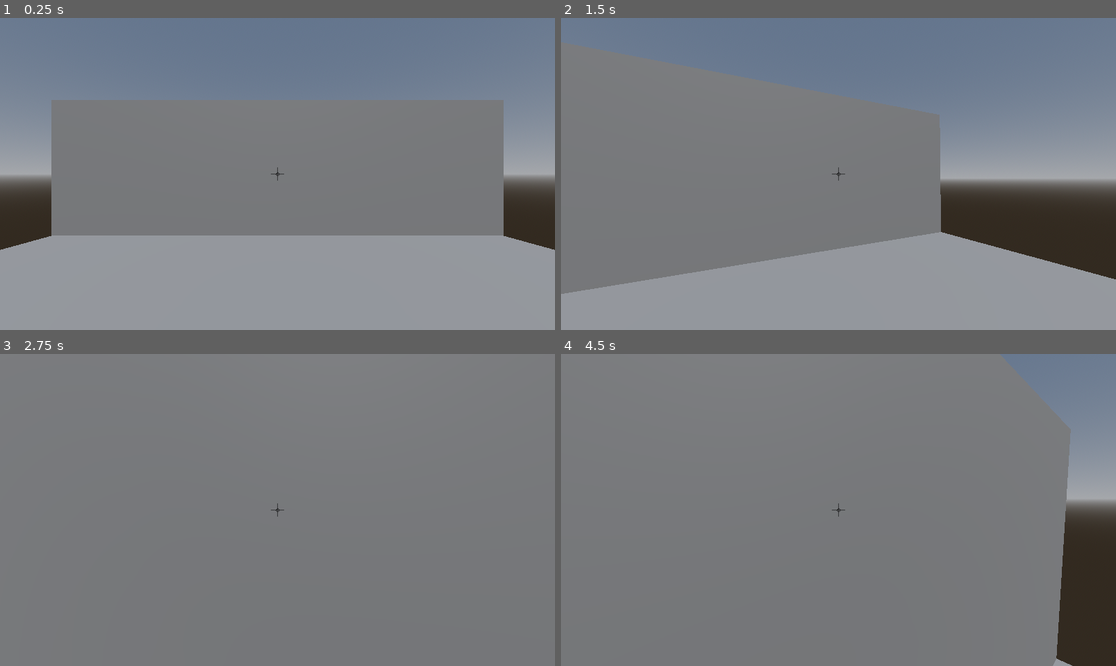
Above: before the commit, frames 1-4 (two rows, left to right).
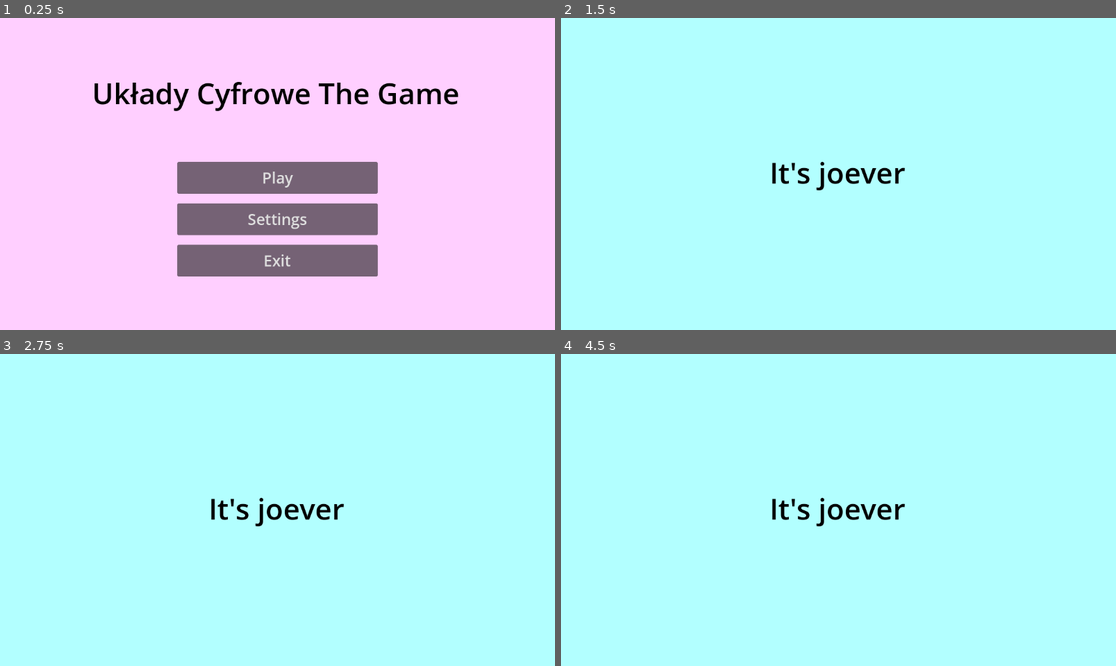
Above: after the commit, the same moments.

Repository: IllBeWatchingU/MSI-Project-UC
Game: Godot game, scene res://scenes/Main_Menu.tscn
Same seed, same stepped clock (60 frames per second), same inputs: the game is played once before the commit and once after it. Before the commit the project starts from res://scenes/World.tscn.
Inputs (mouse positions are in pixels of both pictures, inside the frame that each line leads up to):
- Up to frame 1 (0.25 s): no input
- Up to frame 2 (1.5 s): click (838, 220) at 0.5 s, where only the run after the commit has a clickable "Settings"; tap Enter at 1.25 s; move the mouse to (866, 174) at 1.27 s; hold W (MoveForward) from 1.28 s (still down)
- Up to frame 3 (2.75 s): keep holding W (MoveForward); tap Space (Jump) at 1.52, 2.27 s; move the mouse to (249, 510) at 2.02 s
- Up to frame 4 (4.5 s): keep holding W (MoveForward); tap Space (Jump) at 2.75, 3.77 s; move the mouse to (849, 503) at 2.77 s; move the mouse to (832, 516) at 3.52 s; tap Enter at 4.25 s; move the mouse to (877, 513) at 4.27 s

The runs differ from the first frame. In frame 1, 93% of the frame differs, in the area x 0-100%, y 0-100%; in frame 2, 100%; in frame 3, 100%; in frame 4, 100%.

Commit message:
Add simple main menu.

Diff:
--- a/project.godot
+++ b/project.godot
@@ -11,7 +11,7 @@
 [application]
 
 config/name="Msi Project"
-run/main_scene="res://scenes/World.tscn"
+run/main_scene="res://scenes/Main_Menu.tscn"
 config/features=PackedStringArray("4.2", "Mobile")
 config/icon="res://icon.svg"
 
--- /dev/null
+++ b/scenes/Main_Menu.tscn
@@ -0,0 +1,77 @@
+[gd_scene load_steps=3 format=3 uid="uid://dxcqfix6rnkvj"]
+
+[ext_resource type="Script" path="res://scripts/MainMenuButtons.gd" id="1_jhplb"]
+[ext_resource type="PackedScene" uid="uid://i0sfj7yfh75v" path="res://scenes/World.tscn" id="2_pl37t"]
+
+[node name="MainMenu" type="Control"]
+layout_mode = 3
+anchors_preset = 15
+anchor_right = 1.0
+anchor_bottom = 1.0
+grow_horizontal = 2
+grow_vertical = 2
+
+[node name="ColorRect" type="ColorRect" parent="."]
+layout_mode = 1
+anchors_preset = 15
+anchor_right = 1.0
+anchor_bottom = 1.0
+grow_horizontal = 2
+grow_vertical = 2
+color = Color(1, 0.811765, 1, 1)
+
+[node name="Buttons" type="VBoxContainer" parent="."]
+layout_mode = 1
+anchors_preset = 8
+anchor_left = 0.5
+anchor_top = 0.5
+anchor_right = 0.5
+anchor_bottom = 0.5
+offset_left = -208.0
+offset_top = -25.0
+offset_right = 208.0
+offset_bottom = 213.0
+grow_horizontal = 2
+grow_vertical = 2
+theme_override_constants/separation = 20
+script = ExtResource("1_jhplb")
+sceneToLoad = ExtResource("2_pl37t")
+
+[node name="PlayButton" type="Button" parent="Buttons"]
+layout_mode = 2
+size_flags_vertical = 3
+theme_override_font_sizes/font_size = 32
+text = "Play
+"
+
+[node name="SettingsButton" type="Button" parent="Buttons"]
+layout_mode = 2
+size_flags_vertical = 3
+theme_override_font_sizes/font_size = 32
+text = "Settings
+"
+
+[node name="ExitButton" type="Button" parent="Buttons"]
+layout_mode = 2
+size_flags_vertical = 3
+theme_override_font_sizes/font_size = 32
+text = "Exit
+"
+
+[node name="RichTextLabel" type="RichTextLabel" parent="."]
+layout_mode = 1
+anchors_preset = 5
+anchor_left = 0.5
+anchor_right = 0.5
+offset_left = -385.0
+offset_top = 114.0
+offset_right = 385.0
+offset_bottom = 204.0
+grow_horizontal = 2
+theme_override_colors/default_color = Color(0, 0, 0, 1)
+theme_override_font_sizes/normal_font_size = 60
+text = "Układy Cyfrowe The Game"
+
+[connection signal="pressed" from="Buttons/PlayButton" to="Buttons" method="_on_play_button_pressed"]
+[connection signal="pressed" from="Buttons/SettingsButton" to="Buttons" method="_on_settings_button_pressed"]
+[connection signal="pressed" from="Buttons/ExitButton" to="Buttons" method="_on_exit_button_pressed"]
--- /dev/null
+++ b/scenes/Settings_Menu.tscn
@@ -0,0 +1,35 @@
+[gd_scene format=3 uid="uid://bg65b4koeray1"]
+
+[node name="SettingsMenu" type="Control"]
+layout_mode = 3
+anchors_preset = 15
+anchor_right = 1.0
+anchor_bottom = 1.0
+grow_horizontal = 2
+grow_vertical = 2
+
+[node name="ColorRect" type="ColorRect" parent="."]
+layout_mode = 1
+anchors_preset = 15
+anchor_right = 1.0
+anchor_bottom = 1.0
+grow_horizontal = 2
+grow_vertical = 2
+color = Color(0.698039, 1, 1, 1)
+
+[node name="RichTextLabel" type="RichTextLabel" parent="."]
+layout_mode = 1
+anchors_preset = 8
+anchor_left = 0.5
+anchor_top = 0.5
+anchor_right = 0.5
+anchor_bottom = 0.5
+offset_left = -143.0
+offset_top = -45.0
+offset_right = 143.0
+offset_bottom = 45.0
+grow_horizontal = 2
+grow_vertical = 2
+theme_override_colors/default_color = Color(0, 0, 0, 1)
+theme_override_font_sizes/normal_font_size = 60
+text = "It's joever"
--- /dev/null
+++ b/scripts/MainMenuButtons.gd
@@ -0,0 +1,14 @@
+extends VBoxContainer
+
+@export var sceneToLoad : PackedScene
+
+func _on_play_button_pressed():
+	get_tree().change_scene_to_packed(sceneToLoad)
+
+
+func _on_exit_button_pressed():
+	get_tree().quit()
+
+
+func _on_settings_button_pressed():
+	get_tree().change_scene_to_file("res://scenes/Settings_Menu.tscn")
